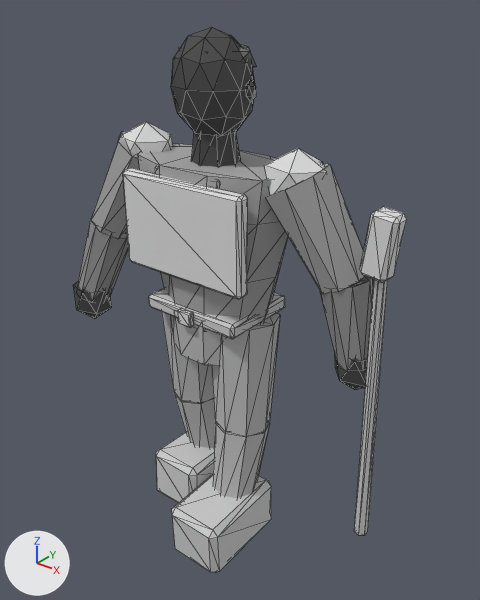
The glTF model assets/exports/npc/npc_guard_down_r_v01.glb, before and after one commit.
Before and after are seen from a 50 mm camera at (1.539, -1.788, 2.169) aimed at (0.094, 0.019, 1.049). Every picture has the same lights, and +X, +Y and +Z are marked at lower left. The first picture is the older version. Mesh edges are drawn as thin lines. Vertices at exactly the same position are counted once.

Script lines for the objects in view, before the commit:
```python
me_geo_npc_guard_down_r_v01 = bpy.data.meshes.new('GEO_npc_guard_down_r_v01')
me_geo_npc_guard_down_r_v01.from_pydata(...)  # 512 vertices, 916 faces; spans x -0.68..0.74, y -0.35..0.23, z -0.01..2.02
me_geo_npc_guard_down_r_v01.materials.append(mat_mat_npc_indexed)
ob_geo_npc_guard_down_r_v01 = bpy.data.objects.new('GEO_npc_guard_down_r_v01', me_geo_npc_guard_down_r_v01)
ob_geo_npc_guard_down_r_v01.location = (0.0, 0.0, 0.0)
```
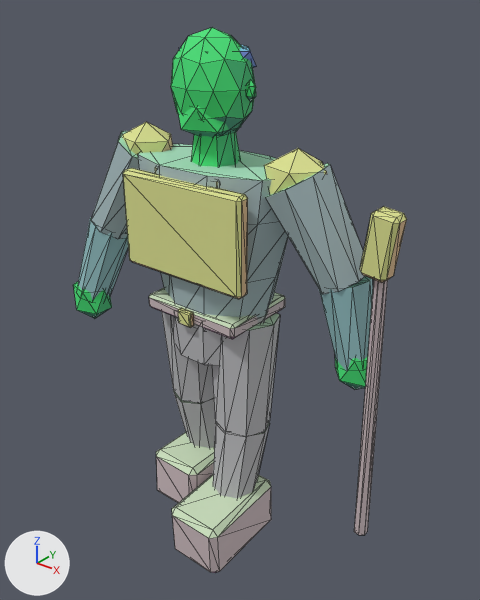
Location of each change, [x1, y1, x2, y2] in pixels of the pictures (480 x 600 px):
part 1 of me_geo_npc_guard_down_r_v01, added (green)
    after: [177, 106, 241, 137]
part 2 of me_geo_npc_guard_down_r_v01, recoloured
    both: [73, 27, 407, 573]

Diff of the bpy script that builds the scene:
```diff
--- a/assets/exports/npc/npc_guard_down_r_v01.glb.py
+++ b/assets/exports/npc/npc_guard_down_r_v01.glb.py
@@ me_geo_npc_guard_down_r_v01 @@
 # used by ob_geo_npc_guard_down_r_v01; location = (0.0, 0.0, 0.0)
-me_geo_npc_guard_down_r_v01.from_pydata(...)  # 512 vertices, 916 faces; spans x -0.68..0.74, y -0.35..0.23, z -0.01..2.02
+me_geo_npc_guard_down_r_v01.from_pydata(...)  # 524 vertices, 936 faces; spans x -0.68..0.74, y -0.35..0.23, z -0.01..2.02
+# me_geo_npc_guard_down_r_v01 part 1: a new loose piece, an icosphere of 20 faces spanning x -0.11..0.11, y -0.14..0.07, z 1.66..1.83, in mat_mat_npc_indexed
+# me_geo_npc_guard_down_r_v01 part 2: 916 kept faces spanning x -0.68..0.74, y -0.35..0.23, z -0.01..2.02 get new vertex colours
 me_geo_npc_guard_down_r_v01.materials.append(mat_mat_npc_indexed)
```
